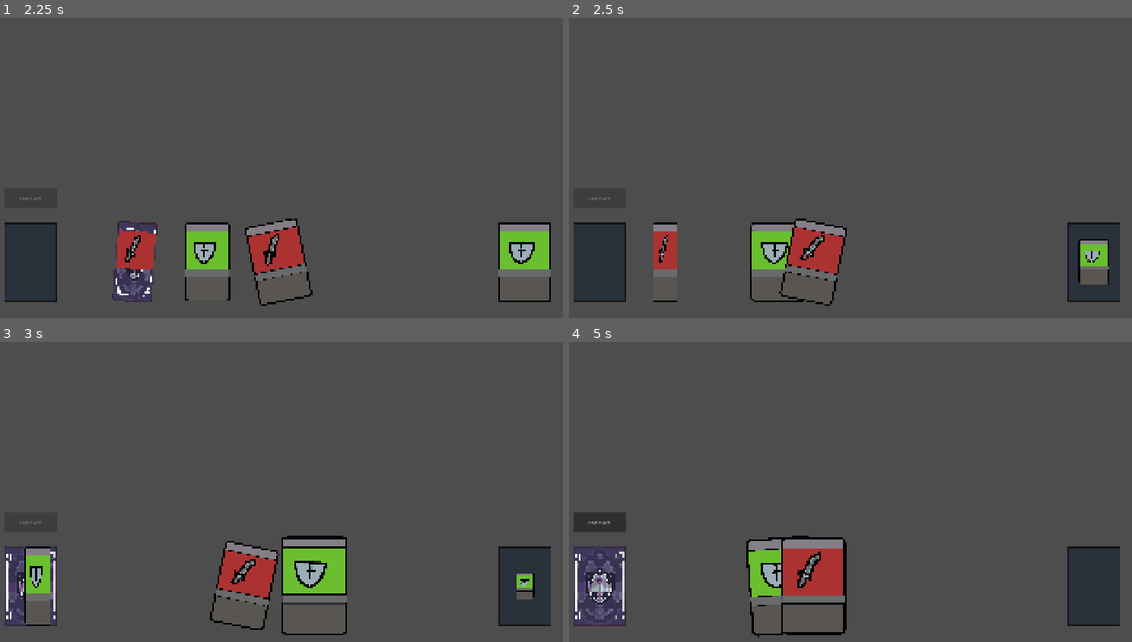
Above: before the commit, frames 1-4 (two rows, left to right).
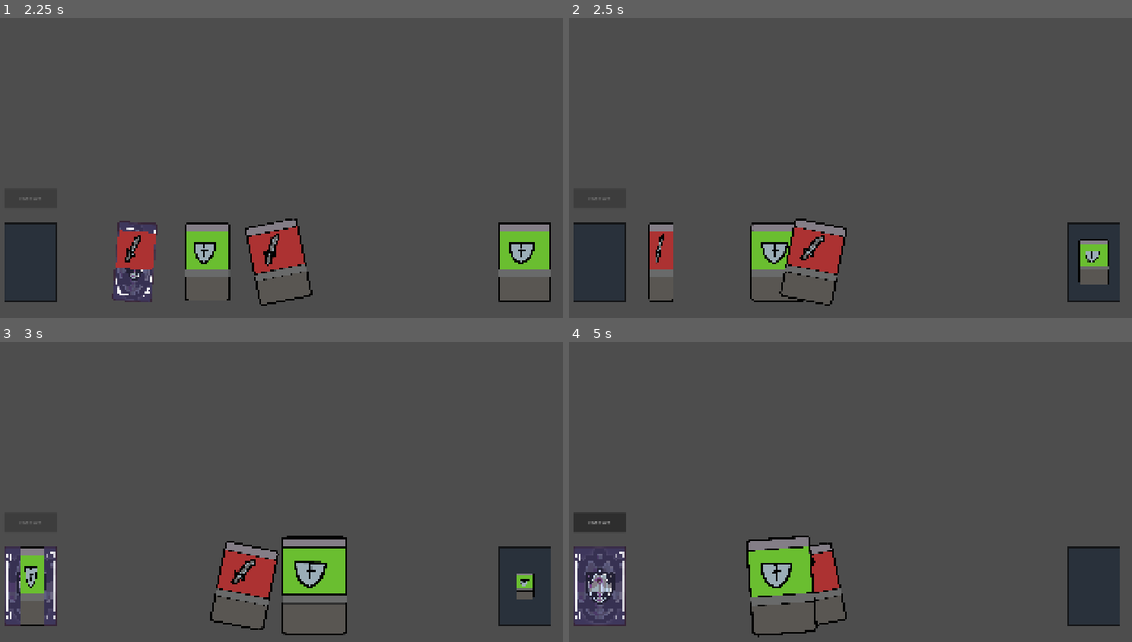
Above: after the commit, the same moments.

Repository: SevvyP/untitled
Game: Godot game, scene res://scenes/main.tscn
Same seed, same stepped clock (60 frames per second), same inputs: the game is played once before the commit and once after it.
Inputs (mouse positions are in pixels of both pictures, inside the frame that each line leads up to):
- Up to frame 1 (2.25 s): click "End turn" at 0.5 s; click "End turn" at 1.25 s; drag from (157, 261) to (523, 261) at 2.02 s
- Up to frame 2 (2.5 s): no input
- Up to frame 3 (3 s): drag from (208, 585) to (523, 585) at 2.77 s
- Up to frame 4 (5 s): move the mouse to (811, 585) at 3.52 s; click (811, 585) at 3.67 s; drag from (1092, 585) to (811, 585) at 4.27 s

Frame 1 is identical in both runs. In frame 2, 0.5% of the frame differs, in the area x 14-20%, y 68-95%; in frame 3, 0.6%; in frame 4, 2.0%, in the area x 37-50%, y 65-98%.

Commit message:
fix: use global positioning

Diff:
--- a/scripts/main.gd
+++ b/scripts/main.gd
@@ -13,6 +13,7 @@
 var discard : Array[CardData] = []
 
 const HAND_SIZE := 5
+const CARD_DEFAULT_SCALE := Vector2(.33, .33)
 
 # end turn
 func _on_button_pressed() -> void:
@@ -71,27 +72,27 @@
 		await get_tree().create_timer(.15).timeout
 
 	var card_data : CardData = deck.pop_back()
-	var start_pos : Vector2 = Vector2(deck_reference.position.x - hand_reference.position.x, 0) # deck offset from the hand position
-	var card_scene = instantiate_card(card_data, start_pos, Vector2(.33, .33))
+	var start_pos : Vector2 = deck_reference.global_position
+	var card_scene = instantiate_card(card_data)
 	card_scene.index_in_hand = hand.size()
 	hand_reference.add_child(card_scene)
+	card_scene.global_position = start_pos
+	card_scene.scale = CARD_DEFAULT_SCALE
 	hand.append(card_scene)
 	deal_to_hand(card_scene) # don't have to await this as stagger will be set per card anyways
 	if deck.size() == 0:
 		deck_reference.get_node("card_back").visible = false
 
-func instantiate_card(card_data : CardData, start_pos : Vector2, scale : Vector2) -> Card:
+func instantiate_card(card_data : CardData) -> Card:
 	var card_scene: Card = load("res://prefabs/card.tscn").instantiate()
-	card_scene.scale = scale
-	card_scene.position = start_pos
 	card_scene.data = card_data
 	return card_scene
 
 func discard_card(card : Card) -> void:
 	discard.append(card.data)
-	var final_pos : Vector2 = Vector2($discard.position.x - hand_reference.position.x, 0) # discard offset from the hand position
+	var final_pos : Vector2 = discard_reference.global_position
 	var tween : Tween = get_tree().create_tween().set_ease(Tween.EASE_OUT).set_trans(Tween.TRANS_CUBIC)
-	tween.parallel().tween_property(card, "position", final_pos, .1)
+	tween.parallel().tween_property(card, "global_position", final_pos, .1)
 	tween.parallel().tween_property(card, "rotation", 0, .1)
 	await tween.finished
 	hand.remove_at(card.index_in_hand)
@@ -121,21 +122,22 @@
 	# TODO: this is untested. create a card that moves something from hand to top of deck
 	if card is Card: # hand, already instantiated
 		deck.insert(0, card.data)
-		var final_pos : Vector2 = Vector2(deck_reference.position.x - hand_reference.position.x, 0) # deck offset from the hand position
+		var final_pos : Vector2 = deck_reference.global_position
 		var tween : Tween = get_tree().create_tween().set_ease(Tween.EASE_OUT).set_trans(Tween.TRANS_CUBIC)
-		tween.parallel().tween_property(card, "position", final_pos, .2)
+		tween.parallel().tween_property(card, "global_position", final_pos, .2)
 		tween.parallel().tween_property(card, "rotation", 0, .2)
 		tween.parallel().tween_callback(card.get_node("animation").play.bind("reverse_flip_card"))
 		await tween.finished
 		hand.remove_at(card.index_in_hand)
 		card.queue_free()
 	else: # discard, need to instantiate and then free
-		var card_ref = instantiate_card(card, Vector2(0, 0), Vector2(1, 1))
+		var card_ref = instantiate_card(card)
 		discard_reference.add_child(card_ref)
+		card_ref.global_position = discard_reference.global_position
 		deck.insert(0, card)
-		var final_pos : Vector2 = Vector2((deck_reference.position.x - discard_reference.position.x) * 3, 0) # deck offset from the discard position. multiply by 3 because scaled down by 3
+		var final_pos : Vector2 = deck_reference.global_position
 		var tween : Tween = get_tree().create_tween().set_ease(Tween.EASE_OUT).set_trans(Tween.TRANS_CUBIC)
-		tween.parallel().tween_property(card_ref, "position", final_pos, .2)
+		tween.parallel().tween_property(card_ref, "global_position", final_pos, .2)
 		tween.parallel().tween_callback(card_ref.get_node("animation").play.bind("reverse_flip_card"))
 		await tween.finished
 		card_ref.queue_free()
@@ -156,11 +158,11 @@
 		var hand_ratio: float = 0.5
 		if hand.size() > 1:
 			hand_ratio = float(i.index_in_hand) / (float(hand.size()) - 1.0)
-			final_pos = Vector2(hand_ratio * offset, 0)
+			final_pos = hand_reference.to_global(Vector2(hand_ratio * offset, 0))
 			final_rot = lerp_angle(-0.2, 0.2, float(i.index_in_hand)/float(hand.size() - 1))
 		else:
 			final_rot = 0
-			final_pos = Vector2(max_offset / 2.0, 0)
+			final_pos = hand_reference.to_global(Vector2(max_offset / 2.0, 0))
 
 		i.in_hand_pos = final_pos
 		i.in_hand_rot = final_rot
@@ -173,7 +175,7 @@
 		# play the flip card animation only if this is a new card
 		if i == new_card:
 			tween.parallel().tween_callback(i.get_node("animation").play.bind("flip_card")).set_delay(card_delay)
-		tween.parallel().tween_property(i, "position", final_pos, 0.25).set_delay(card_delay)
+		tween.parallel().tween_property(i, "global_position", final_pos, 0.25).set_delay(card_delay)
 		tween.parallel().tween_property(i, "rotation", final_rot, 0.35).set_delay(card_delay)
 		final_tween = tween
 
Not shown, added: scenes/main.tscn15062401848.tmp
